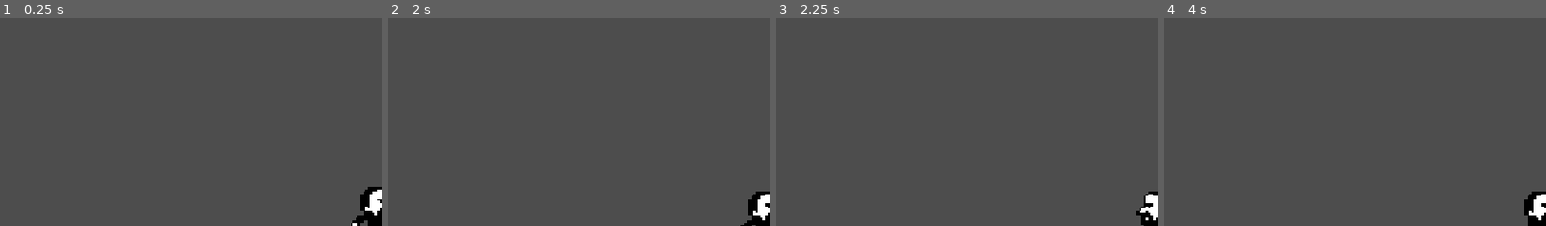
Above: before the commit, frames 1-4 (left to right).
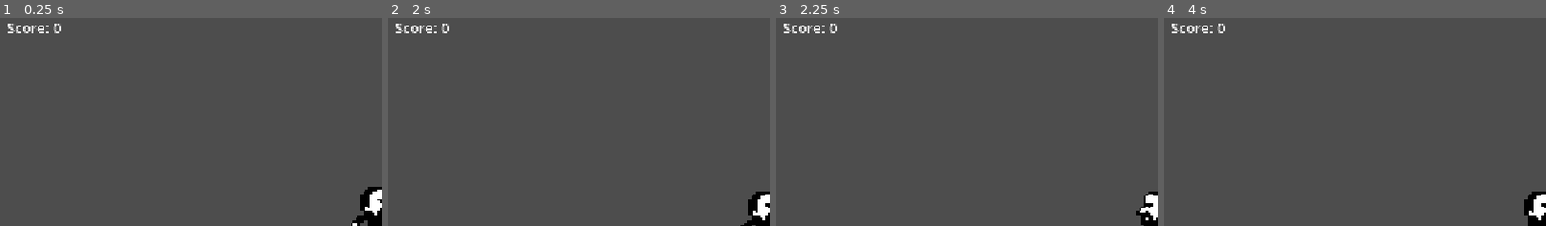
Above: after the commit, the same moments.

Repository: simonsablowski/jumpquest2d
Game: Godot game, scene res://scenes/Main.tscn
The game is run twice, just before and just after one commit, with the same random seed, the same clock (stepped at 60 frames per second) and the same inputs.
Inputs:
- Up to frame 1 (0.25 s): no input
- Up to frame 2 (2 s): hold Right (move_right) from 0.53 s (still down); tap Space (jump) at 0.77, 1.52 s
- Up to frame 3 (2.25 s): release Right (move_right) at 2.03 s; hold Left (move_left) from 2.03 s (still down)
- Up to frame 4 (4 s): tap Enter at 2.75 s; release Left (move_left) at 2.78 s; hold Right (move_right) from 2.78 s (still down); tap Space (jump) at 3.02, 3.77 s
The pictures show only the part of the screen within x 1-51%, y 0-50%; the shares and areas given below are measured in that part.

The runs differ from the first frame. In frame 1, 0.3% of the frame differs, in the area x 2-16%, y 2-8%; in frame 2, 0.3%; in frame 3, 0.3%; in frame 4, 0.3%.

Commit message:
Score wird angezeigt

Diff:
--- a/scenes/Main.tscn
+++ b/scenes/Main.tscn
@@ -9,11 +9,12 @@
 [node name="UI" type="CanvasLayer" parent="."]
 
 [node name="ScoreLabel" type="Label" parent="UI"]
-offset_left = -618.0
-offset_top = -344.0
-offset_right = -557.0
-offset_bottom = -321.0
+offset_left = 20.0
+offset_top = 20.0
+offset_right = 120.0
+offset_bottom = 50.0
 text = "Score: 0"
+theme_override_font_sizes/font_size = 24
 
 [node name="Player" parent="." instance=ExtResource("1_elqb8")]
 scale = Vector2(4, 4)
